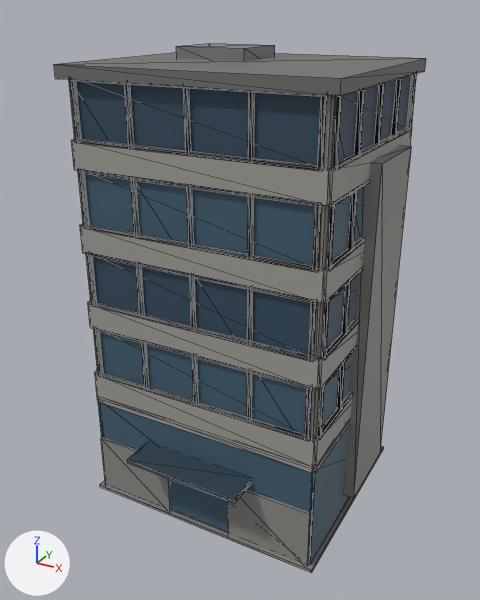
A saved change to the glTF model assets/models/town_city_block.glb.
Before and after are seen from a 50 mm camera at (12.8, -24.1, 21.1) aimed at (0.1, -1.0, 9.5). The lights are fixed; the arrows at lower left show +X, +Y and +Z. The older version comes first. Mesh edges are drawn as thin lines. Vertices at exactly the same position are counted once.

Objects in the first picture: 'prop'.
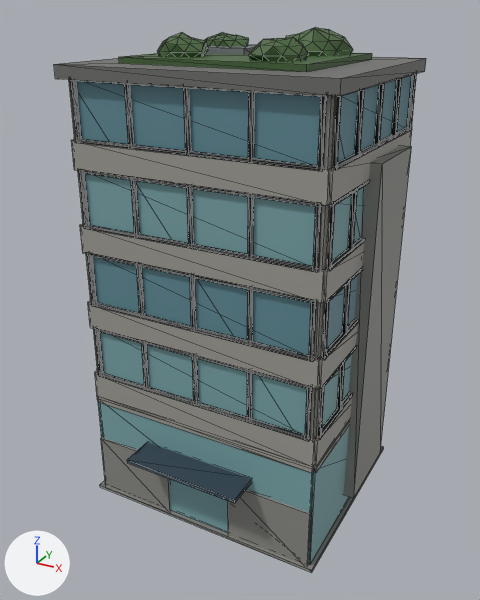
The change, as a diff of the scene's bpy script:
```diff
--- a/assets/models/town_city_block.glb.py
+++ b/assets/models/town_city_block.glb.py
@@ me_prop @@
 # used by ob_prop; location = (0.0, 0.0, 0.0)
-me_prop.from_pydata(...)  # 1400 vertices, 2100 faces; spans x -5.6..5.8, y -6.0..4.8, z 0.0..19.7
+me_prop.from_pydata(...)  # 1576 vertices, 2432 faces; spans x -5.6..5.8, y -6.0..4.8, z 0.0..20.4
+# me_prop part 1: a new loose piece, a box spanning x -3.78..3.78, y -3.24..3.24, z 19.2..19.42, in mat_defaultmaterial
+# me_prop part 2: a new loose piece of 42 vertices spanning x -2.9..-0.9, y -2.6..-0.6, z 19.1..20.2, in mat_defaultmaterial
+# me_prop part 3: a new loose piece of 42 vertices spanning x 1.0..3.0, y -2.8..-0.8, z 18.9..20.2, in mat_defaultmaterial
+# me_prop part 4: a new loose piece of 42 vertices spanning x -3.0..-1.0, y 0.8..2.7, z 19.0..20.1, in mat_defaultmaterial
+# me_prop part 5: a new loose piece of 42 vertices spanning x 0.7..3.4, y 0.2..3.0, z 18.8..20.4, in mat_defaultmaterial
+# me_prop part 6: 240 kept faces spanning x -5.3..5.3, y -4.6..4.6, z 0.1..18.7 get new vertex colours; the middle colour goes from dark blue #425d6f to cyan #7aa5a9
 me_prop.materials.append(mat_defaultmaterial)
```

What differs and where, as boxes [x1, y1, x2, y2] in the pictures (480 x 600 px):
'prop', reshaped
    before: [54, 43, 426, 573]
    after: [54, 27, 426, 573]
part 1 of me_prop, added
    after: [119, 53, 372, 72]
part 2 of me_prop, added
    after: [157, 32, 208, 57]
part 3 of me_prop, added
    after: [249, 37, 309, 61]
part 4 of me_prop, added
    after: [205, 32, 249, 47]
part 5 of me_prop, added
    after: [286, 27, 353, 56]
part 6 of me_prop, recoloured (dark blue to cyan)
    both: [76, 75, 412, 564]
